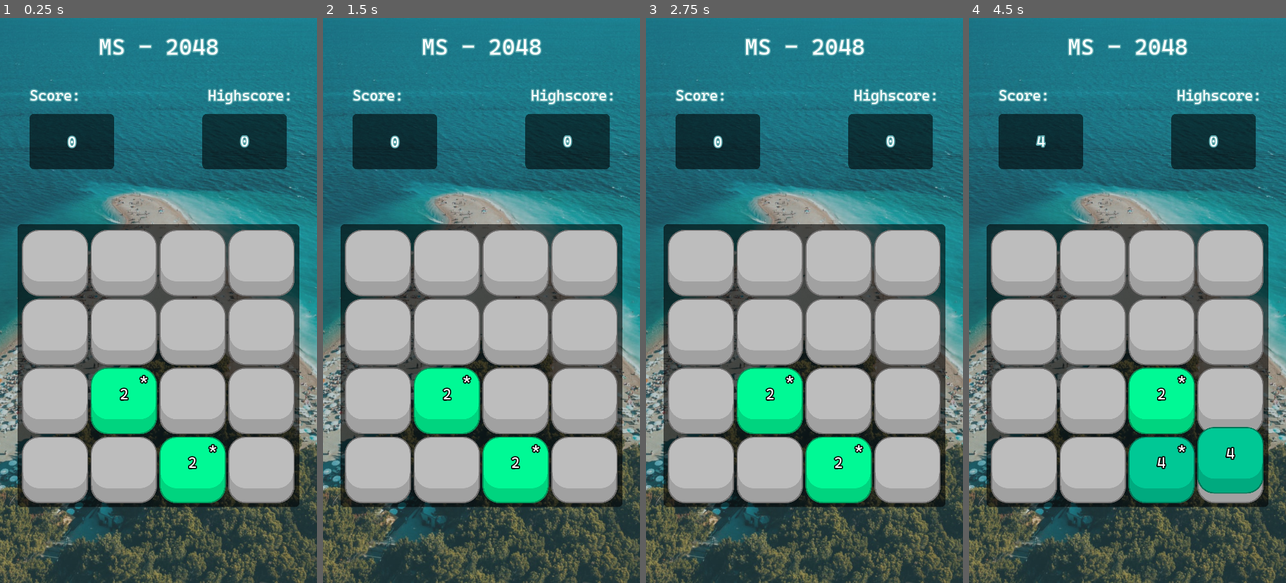
Above: before the commit, frames 1-4 (left to right).
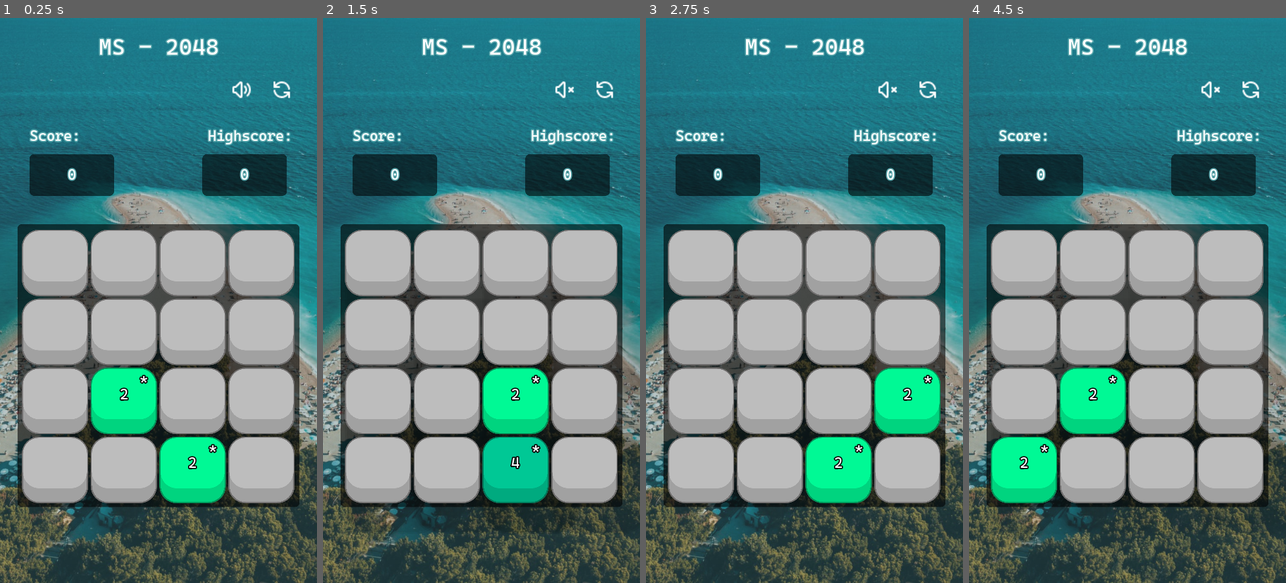
Above: after the commit, the same moments.

Repository: MarkStruik/gd_2048
Game: Godot game, scene res://game.tscn
Same seed, same stepped clock (60 frames per second), same inputs: the game is played once before the commit and once after it. Sound files missing from this copy of the repository are replaced by a short silence.
Inputs (mouse positions are in pixels of both pictures, inside the frame that each line leads up to):
- Up to frame 1 (0.25 s): no input
- Up to frame 2 (1.5 s): click (563, 91) at 0.52 s; click (605, 91) at 1.27 s
- Up to frame 3 (2.75 s): click (928, 91) at 2.02 s
- Up to frame 4 (4.5 s): click (1251, 91) at 2.77 s; tap Enter at 3.5 s; move the mouse to (1197, 272) at 3.52 s; hold Right (ui_right) 3.53-4.28 s; click (1197, 272) at 3.6 s; tap Space at 4.25 s; move the mouse to (1064, 328) at 4.27 s; hold Down (ui_down) from 4.28 s (still down); click (1064, 328) at 4.35 s

The runs differ from the first frame. In frame 1, 7.1% of the frame differs, in the area x 9-92%, y 11-32%; in frame 2, 15%; in frame 3, 12%; in frame 4, 19%, in the area x 6-100%, y 11-88%.

Commit message:
added some sound and music, also stored highscore

Diff:
--- /dev/null
+++ b/SoundManager.gd
@@ -0,0 +1,42 @@
+extends Node2D
+
+signal SoundChanged(turnedOn)
+
+var mergeSound = preload("res://assets/sounds/drop_004.ogg")
+var Sound_On := true
+onready var player := $soundPlayer
+
+# save data
+onready var fileManager := preload("res://scripts/FileManager.gd").new()
+var my_data = {"sound": true}
+
+func _ready():
+	my_data = fileManager.load_data("sound_data", my_data, "user")
+	Sound_On = my_data.sound
+	$bgMusic.stream_paused = !my_data.sound
+	emit_signal("SoundChanged", my_data.sound)
+
+func playSound():
+	if player.playing == false and Sound_On:
+		player.stream = mergeSound
+		player.play()
+
+
+func _on_grid_change_score(score):
+	playSound()
+	pass # Replace with function body.
+
+
+func _on_soundPlayer_finished():
+	player.stop()
+	pass # Replace with function body.
+
+
+func _on_Sound_toggled(button_pressed):
+	Sound_On = button_pressed == false
+	$bgMusic.stream_paused = button_pressed
+
+	my_data["sound"] = Sound_On
+	fileManager.save_data(my_data, "sound_data", "user")
+
+	pass # Replace with function body.
--- a/game.tscn
+++ b/game.tscn
@@ -1,6 +1,6 @@
-[gd_scene load_steps=24 format=2]
-
-[ext_resource path="res://assets/background.jpg" type="Texture" id=1]
+[gd_scene load_steps=30 format=2]
+
+[ext_resource path="res://assets/images/background.jpg" type="Texture" id=1]
 [ext_resource path="res://scripts/grid.gd" type="Script" id=2]
 [ext_resource path="res://assets/fonts/CascadiaCodePL.ttf" type="DynamicFontData" id=3]
 [ext_resource path="res://game_label_font.tres" type="DynamicFont" id=4]
@@ -9,6 +9,12 @@
 [ext_resource path="res://resources/pieceTemplate.gd" type="Script" id=7]
 [ext_resource path="res://scripts/ScoreManager.gd" type="Script" id=8]
 [ext_resource path="res://scripts/gameUI.gd" type="Script" id=9]
+[ext_resource path="res://assets/sounds/drop_004.ogg" type="AudioStream" id=10]
+[ext_resource path="res://SoundManager.gd" type="Script" id=11]
+[ext_resource path="res://assets/images/volume-off.png" type="Texture" id=12]
+[ext_resource path="res://assets/images/volume-up.png" type="Texture" id=13]
+[ext_resource path="res://assets/images/refresh.png" type="Texture" id=14]
+[ext_resource path="res://assets/sounds/bgmusic.mp3" type="AudioStream" id=15]
 
 [sub_resource type="DynamicFont" id=2]
 size = 27
@@ -119,10 +125,56 @@
 margin_bottom = 107.0
 rect_min_size = Vector2( 0, 25 )
 
+[node name="HBoxContainer3" type="HBoxContainer" parent="UICanvas/UI/VBoxContainer"]
+margin_top = 111.0
+margin_right = 576.0
+margin_bottom = 151.0
+
+[node name="MarginContainer" type="MarginContainer" parent="UICanvas/UI/VBoxContainer/HBoxContainer3"]
+margin_right = 415.0
+margin_bottom = 40.0
+size_flags_horizontal = 3
+
+[node name="Sound" type="TextureButton" parent="UICanvas/UI/VBoxContainer/HBoxContainer3"]
+margin_left = 419.0
+margin_right = 459.0
+margin_bottom = 40.0
+rect_min_size = Vector2( 40, 40 )
+toggle_mode = true
+texture_normal = ExtResource( 13 )
+texture_pressed = ExtResource( 12 )
+expand = true
+
+[node name="MarginContainer2" type="MarginContainer" parent="UICanvas/UI/VBoxContainer/HBoxContainer3"]
+margin_left = 463.0
+margin_right = 488.0
+margin_bottom = 40.0
+rect_min_size = Vector2( 25, 0 )
+
+[node name="Restart" type="TextureButton" parent="UICanvas/UI/VBoxContainer/HBoxContainer3"]
+margin_left = 492.0
+margin_right = 532.0
+margin_bottom = 40.0
+rect_min_size = Vector2( 40, 40 )
+texture_normal = ExtResource( 14 )
+expand = true
+
+[node name="MarginContainer3" type="MarginContainer" parent="UICanvas/UI/VBoxContainer/HBoxContainer3"]
+margin_left = 536.0
+margin_right = 576.0
+margin_bottom = 40.0
+rect_min_size = Vector2( 40, 0 )
+
+[node name="spacer3" type="MarginContainer" parent="UICanvas/UI/VBoxContainer"]
+margin_top = 155.0
+margin_right = 576.0
+margin_bottom = 180.0
+rect_min_size = Vector2( 0, 25 )
+
 [node name="HBoxContainer" type="HBoxContainer" parent="UICanvas/UI/VBoxContainer"]
-margin_top = 111.0
-margin_right = 576.0
-margin_bottom = 171.0
+margin_top = 184.0
+margin_right = 576.0
+margin_bottom = 244.0
 
 [node name="spacer3" type="MarginContainer" parent="UICanvas/UI/VBoxContainer/HBoxContainer"]
 margin_right = 50.0
@@ -164,21 +216,21 @@
 rect_min_size = Vector2( 40, 0 )
 
 [node name="HBoxContainer2" type="HBoxContainer" parent="UICanvas/UI/VBoxContainer"]
-margin_top = 175.0
-margin_right = 576.0
-margin_bottom = 275.0
+margin_top = 248.0
+margin_right = 576.0
+margin_bottom = 323.0
 
 [node name="spacer3" type="MarginContainer" parent="UICanvas/UI/VBoxContainer/HBoxContainer2"]
 margin_right = 50.0
-margin_bottom = 100.0
-grow_horizontal = 0
-grow_vertical = 0
-rect_min_size = Vector2( 50, 100 )
+margin_bottom = 75.0
+grow_horizontal = 0
+grow_vertical = 0
+rect_min_size = Vector2( 50, 75 )
 
 [node name="grid" type="Panel" parent="UICanvas/UI/VBoxContainer/HBoxContainer2"]
 margin_left = 54.0
 margin_right = 207.0
-margin_bottom = 100.0
+margin_bottom = 75.0
 size_flags_horizontal = 3
 custom_styles/panel = SubResource( 1 )
 __meta__ = {
@@ -202,7 +254,7 @@
 [node name="spacer4" type="MarginContainer" parent="UICanvas/UI/VBoxContainer/HBoxContainer2"]
 margin_left = 211.0
 margin_right = 364.0
-margin_bottom = 100.0
+margin_bottom = 75.0
 grow_horizontal = 0
 grow_vertical = 0
 size_flags_horizontal = 3
@@ -210,7 +262,7 @@
 [node name="grid2" type="Panel" parent="UICanvas/UI/VBoxContainer/HBoxContainer2"]
 margin_left = 368.0
 margin_right = 521.0
-margin_bottom = 100.0
+margin_bottom = 75.0
 size_flags_horizontal = 3
 custom_styles/panel = SubResource( 1 )
 __meta__ = {
@@ -234,7 +286,7 @@
 [node name="spacer5" type="MarginContainer" parent="UICanvas/UI/VBoxContainer/HBoxContainer2"]
 margin_left = 525.0
 margin_right = 575.0
-margin_bottom = 100.0
+margin_bottom = 75.0
 grow_horizontal = 0
 grow_vertical = 0
 rect_min_size = Vector2( 50, 0 )
@@ -314,11 +366,26 @@
 [node name="ScoreManager" type="Node2D" parent="."]
 script = ExtResource( 8 )
 
+[node name="SoundManager" type="Node2D" parent="."]
+script = ExtResource( 11 )
+
+[node name="soundPlayer" type="AudioStreamPlayer" parent="SoundManager"]
+stream = ExtResource( 10 )
+
+[node name="bgMusic" type="AudioStreamPlayer" parent="SoundManager"]
+stream = ExtResource( 15 )
+autoplay = true
+
+[connection signal="toggled" from="UICanvas/UI/VBoxContainer/HBoxContainer3/Sound" to="SoundManager" method="_on_Sound_toggled"]
+[connection signal="pressed" from="UICanvas/UI/VBoxContainer/HBoxContainer3/Restart" to="grid" method="_on_Restart_pressed"]
 [connection signal="pressed" from="UICanvas/UI/EndGame_Panel/EndGame_center/VBoxContainer/Restart Button" to="grid" method="_on_RestartGame"]
 [connection signal="change_score" from="grid" to="ScoreManager" method="_on_grid_change_score"]
+[connection signal="change_score" from="grid" to="SoundManager" method="_on_grid_change_score"]
 [connection signal="game_ended" from="grid" to="UICanvas" method="_on_grid_game_ended"]
 [connection signal="game_started" from="grid" to="UICanvas" method="_on_grid_game_started"]
 [connection signal="game_started" from="grid" to="ScoreManager" method="_on_grid_game_started"]
 [connection signal="move" from="TouchControl" to="grid" method="_on_TouchControl_move"]
 [connection signal="move" from="KeyboardControl" to="grid" method="_on_KeyboardControl_move"]
 [connection signal="set_score" from="ScoreManager" to="UICanvas" method="_on_ScoreManager_set_score"]
+[connection signal="SoundChanged" from="SoundManager" to="UICanvas" method="_on_SoundManager_SoundChanged"]
+[connection signal="finished" from="SoundManager/soundPlayer" to="SoundManager" method="_on_soundPlayer_finished"]
--- /dev/null
+++ b/scripts/FileManager.gd
@@ -0,0 +1,38 @@
+extends Node
+
+func save_data(data, file, path = "res"):
+
+	## Create and open your file.
+	var SAVE_PATH = path+'://'+file+'.json'
+	var save_file = File.new()
+	save_file.open(SAVE_PATH, File.WRITE)
+
+	# Convert your data to a useable string-format.
+	save_file.store_line(to_json(data))
+
+	# Close file.
+	save_file.close()
+
+
+func load_data(file, empty = null, path = "res"):
+
+	# Create your file
+	var SAVE_PATH = path+"://"+file+".json"
+	var save_file = File.new()
+
+	# Return 'empty' if file doesn't exist
+	if not save_file.file_exists(SAVE_PATH):
+		print("ERROR: file does not exist ("+path+"://"+file+".json)")
+		return empty
+
+	# Open your file
+	save_file.open(SAVE_PATH, File.READ)
+
+	# Save data from file.
+	var data = parse_json(save_file.get_as_text())
+
+	# Close file
+	save_file.close()
+
+	# Return data
+	return data
--- a/scripts/gameUI.gd
+++ b/scripts/gameUI.gd
@@ -1,7 +1,15 @@
 extends CanvasLayer
 
 onready var scoreLabel := $UI/VBoxContainer/HBoxContainer2/grid/Score
+onready var highScoreLable := $UI/VBoxContainer/HBoxContainer2/grid2/HighScore
 
+# save data
+onready var fileManager := preload("res://scripts/FileManager.gd").new()
+var my_data = {"highScore": 0}
+
+func _ready():
+	my_data = fileManager.load_data("score_file", my_data, "user")
+	highScoreLable.text = str(my_data.highScore)
 
 func _on_ScoreManager_set_score(score):
 	scoreLabel.text = str(score)
@@ -9,9 +17,33 @@
 
 func _on_grid_game_ended():
 	$UI/EndGame_Panel.show()
+	checkHighScore()
 	pass # Replace with function body.
 
 
 func _on_grid_game_started():
 	$UI/EndGame_Panel.hide()
 	pass # Replace with function body.
+
+func checkHighScore():
+	var newScore = int(scoreLabel.text)
+	var currentHighscore = int(highScoreLable.text)
+
+	if newScore > currentHighscore:
+		save_highscore(newScore)
+		highScoreLable.text = str(newScore)
+		pass
+
+func save_highscore(score):
+
+	my_data["highScore"] = score
+	fileManager.save_data(my_data, "score_file", "user")
+
+
+
+
+
+func _on_SoundManager_SoundChanged(turnedOn):
+	$UI/VBoxContainer/HBoxContainer3/Sound.pressed = !turnedOn
+
+	pass # Replace with function body.
--- a/scripts/grid.gd
+++ b/scripts/grid.gd
@@ -262,3 +262,6 @@
 
 func _on_RestartGame():
 	restart_game()
+
+func _on_Restart_pressed():
+	restart_game()
Not shown, removed: assets/background.jpg.import
Renamed: assets/background.jpg -> assets/images/background.jpg
Not shown, added: assets/images/background.jpg.import
Binary file added: assets/images/refresh.png
Not shown, added: assets/images/refresh.png.import
Binary file added: assets/images/volume-off.png
Not shown, added: assets/images/volume-off.png.import
Binary file added: assets/images/volume-up.png
Not shown, added: assets/images/volume-up.png.import
Binary file removed: assets/rainbow.png
Not shown, removed: assets/rainbow.png.import
Not shown, added: assets/sounds/bgmusic.mp3.import
(and 3 more such lines)
